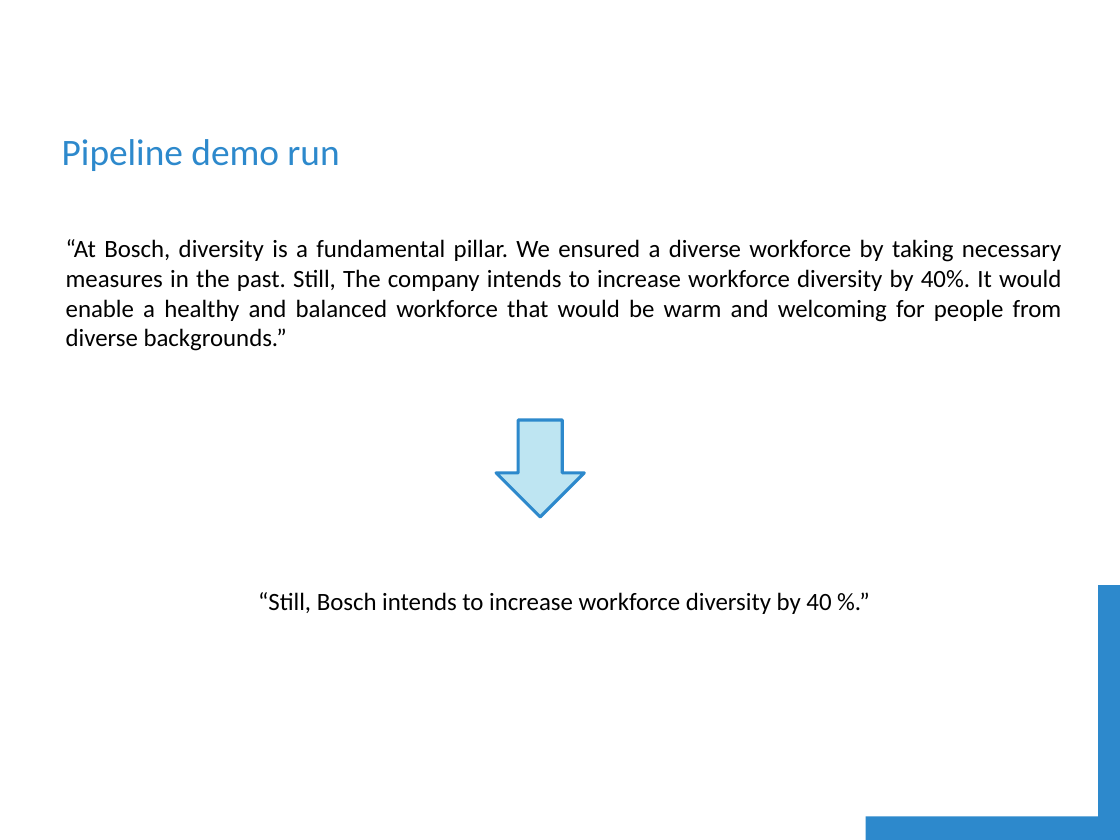
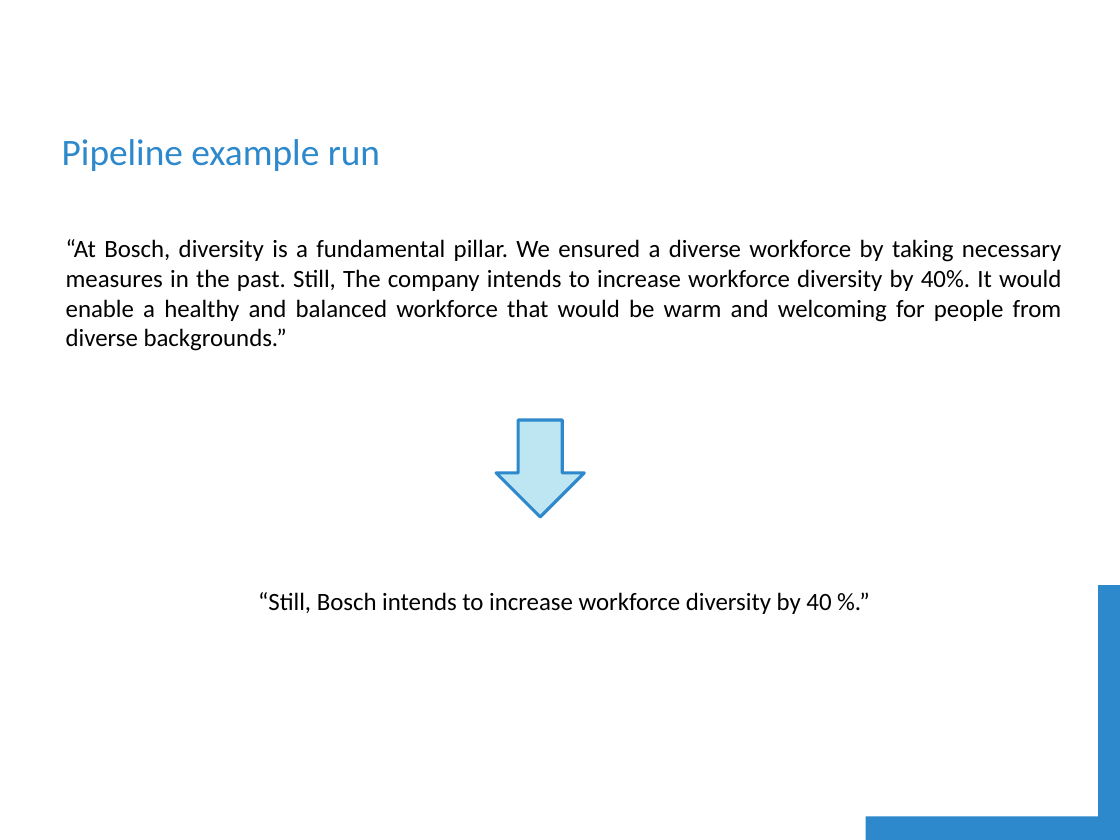
Before and after one commit to shubhamsuryawanshi/goal_extraction, a slide deck: slide 8 of documentation/Presentation.pptx (slide 7 before the commit). Drawn at 1120x840 pixels with LibreOffice and Linux fonts; fonts in the diff are those of the drawing; background and template pictures are left out. Boxes give left, top, right and bottom in pixels: in the first picture for what was removed or moved away, otherwise in the second. Text is boxed around its words. In the diff, an @@ line names an element or a change of style, - is before the commit and + after.

```diff
--- a/documentation/Presentation.pptx
+++ b/documentation/Presentation.pptx
@@ text at <box>62,139,380,171</box>: text changed @@
-Pipeline demo run
+Pipeline example run
```
Also in this commit, not shown: 2 other slides changed, 1 slide added.
